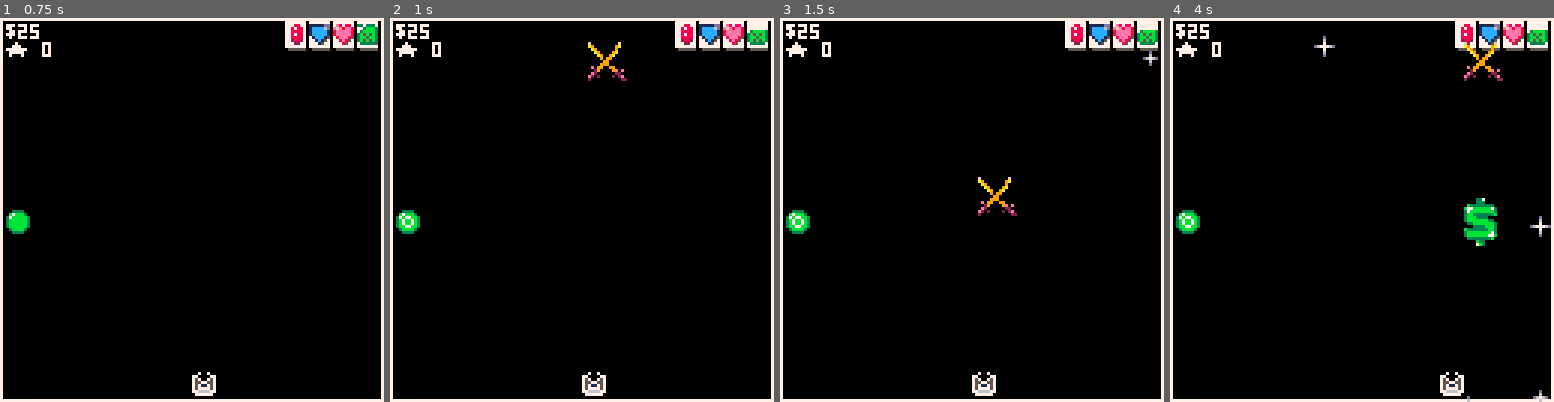
Above: before the commit, frames 1-4 (left to right).
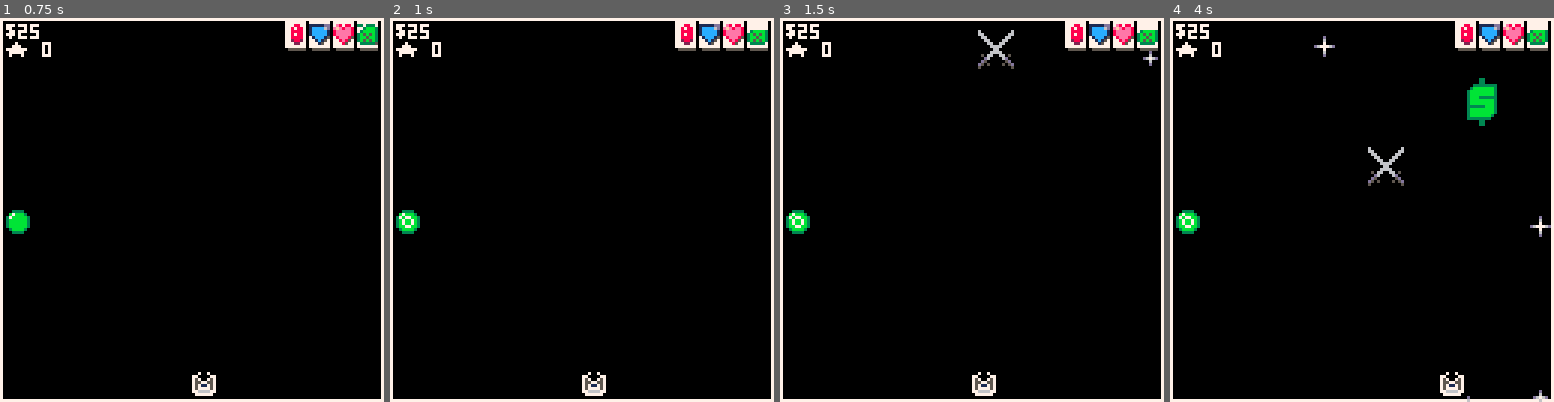
Above: after the commit, the same moments.

Repository: NinetiesPaul/Orion-s-Defender
Game: PICO-8 cartridge orionsdefender.p8
Same seed, same stepped clock (60 frames per second), same inputs: the game is played once before the commit and once after it.
Inputs:
- Up to frame 1 (0.75 s): tap X (X key) at 0.33 s; tap O (Z key) at 0.7 s
- Up to frame 2 (1 s): no input
- Up to frame 3 (1.5 s): tap X (X key) at 1.07 s
- Up to frame 4 (4 s): hold Right 1.6-2.1 s; tap O (Z key) every 0.4 s from 1.7 to 3.7 s; tap X (X key) at 1.85, 2.97 s; hold Up 2.15-2.42 s; hold Right 2.47-3.03 s; hold Left 3.08-3.58 s; hold Down 3.63-3.97 s

Frame 1 is identical in both runs. In frame 2, 0.3% of the frame differs, in the area x 51-62%, y 6-17%; in frame 3, 0.6%; in frame 4, 2.1%, in the area x 51-87%, y 6-60%.

Commit message:
encounter animation

Diff:
--- a/orionsdefender.p8
+++ b/orionsdefender.p8
@@ -104,7 +104,6 @@
 	next_health_upgrade_cost = 50 * current_stat_health_lvl
 	next_gun_upgrade_cost = 100 * current_stat_gun_lvl
 	next_cooldown_upgrade_cost = 100 * current_stat_cooldown_lvl
-	last_encounter_store = false
 	shop_items = {
 		{
 			["name"] = "fuel",
@@ -367,7 +366,7 @@
 	if current_view == 1 then
 		if show_stats == false then
 			fuel -= fuel_comsumption
-			if (clock % 30 == 0) create_encounter()
+			if (clock % 45 == 0) create_encounter()
 			if (fuel <= 0) current_view = views[5]
 			foreach(encounters, move_encounter)
 		end
@@ -752,21 +751,25 @@
 -- encounters
 
 function create_encounter()
+	type = rnd(types)
+
 	local encounter = {}
 	encounter.x = rnd(encounter_spawn_x)
 	encounter.y = 0
-	encounter.type = rnd(types)
-	if (last_encounter_store == true) encounter.type = 1
+	encounter.type = type
+	encounter.animate = false
+	encounter.sprite = (type == 1) and 064 or 072
+	encounter.clock = 0
 	add(encounters, encounter)
 end
 
 function draw_encounter(e)
-	sprite = (e.type == 1) and 064 or 068
-	spr(sprite,e.x, e.y, 2, 2)
+	spr(e.sprite,e.x, e.y, 2, 2)
 end
 
 function move_encounter(e)
-	e.y += 3
+	e.clock += 1
+	e.y += 1
 
 	if e.x >= ship_x-8 and
 	e.x <= ship_x+10 and
@@ -775,17 +778,32 @@
 		del(encounters,e)
 		if e.type == 1 then
 			current_view = views[2]
-			last_encounter_store = false
 		end
 		if e.type == 2 then
 			current_view = views[4]
-			last_encounter_store = true
-		end
-	end
-
-	if e.y >= 128 then
-		del(encounters,e)
-	end
+		end
+	end
+
+	if e.clock % 45 == 0 then
+		e.animate = true
+	end
+
+	if e.animate then
+		if (e.clock % 1.5 == 0) e.sprite += 2
+		if e.type == 1 then
+			if e.sprite > 070 then
+				e.animate = false
+				e.sprite = 064
+			end
+		else
+			if e.sprite > 078 then
+				e.animate = false
+				e.sprite = 072
+			end
+		end
+	end
+
+	if (e.y >= 128) del(encounters,e)
 end
 
 function draw_cooldown()
Not shown, changed: 32 lines of the sprite sheet (__gfx__) section of orionsdefender.p8
